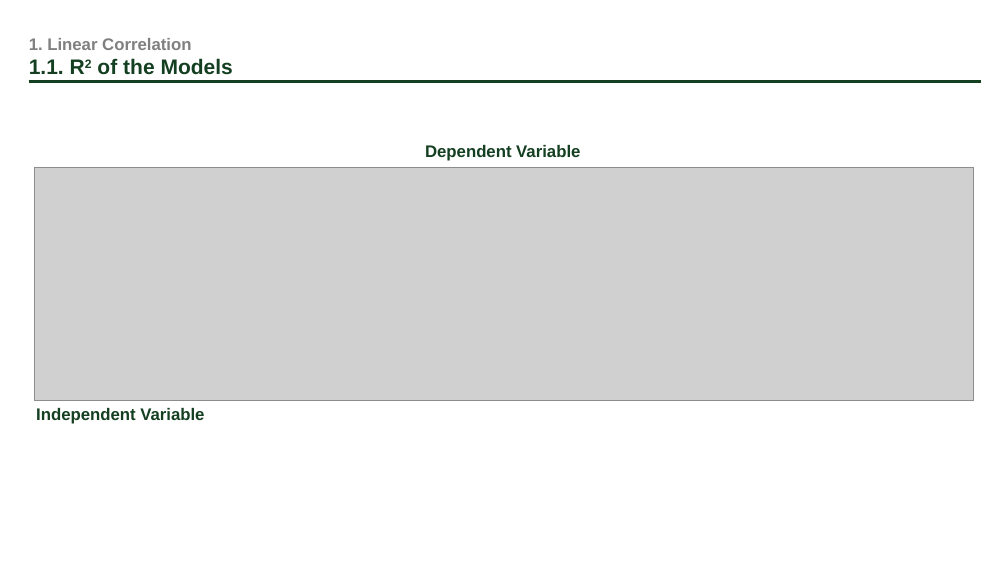
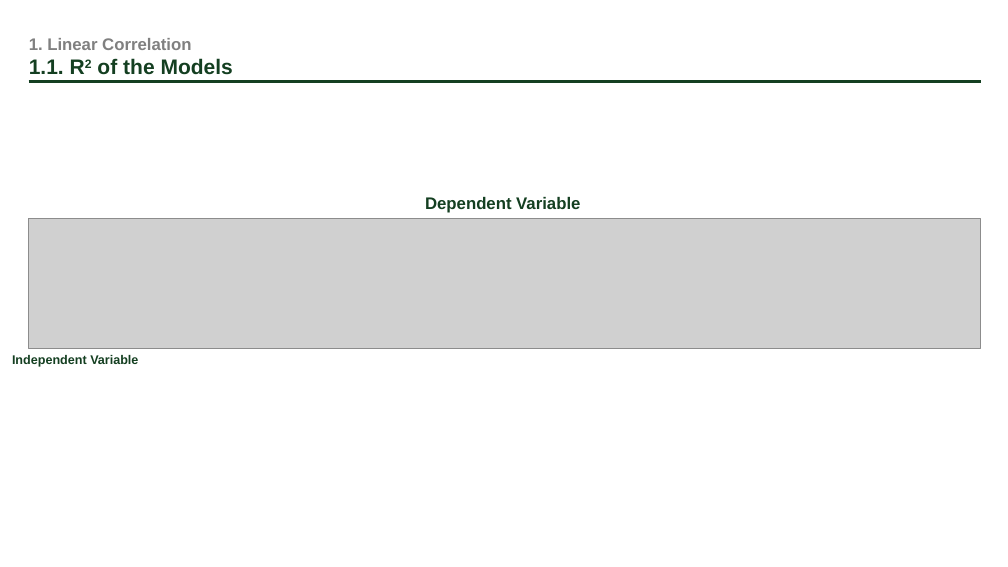
Before and after one commit to jadenlee99/KimLab_CSU, a slide deck: slide 3 of presentation/240801_KimGroup.pptx. Drawn at 1008x567 pixels with LibreOffice and Linux fonts; fonts in the diff are those of the drawing; grey boxes stand for pictures. Boxes give left, top, right and bottom in pixels: in the first picture for what was removed or moved away, otherwise in the second. Text is boxed around its words. In the diff, an @@ line names an element or a change of style, - is before the commit and + after.

```diff
--- a/presentation/240801_KimGroup.pptx
+++ b/presentation/240801_KimGroup.pptx
@@ text "Dependent Variable": place and size @@
-text "Dependent Variable" at [425,145,580,161]
+text "Dependent Variable" at [425,197,580,213]
@@ picture: place and size @@
-picture at [35,167,974,400]
+picture at [28,219,980,349]
@@ text "Independent Variable": place and size @@
-text "Independent Variable" at [36,408,204,424]
+text "Independent Variable" at [12,355,138,367]
@@ text "Independent Variable" at [12,355,138,367]: size 16 to 12 pt @@
```
Also in this commit, not shown: 3 other slides changed, 3 slides added, 14 other files.
